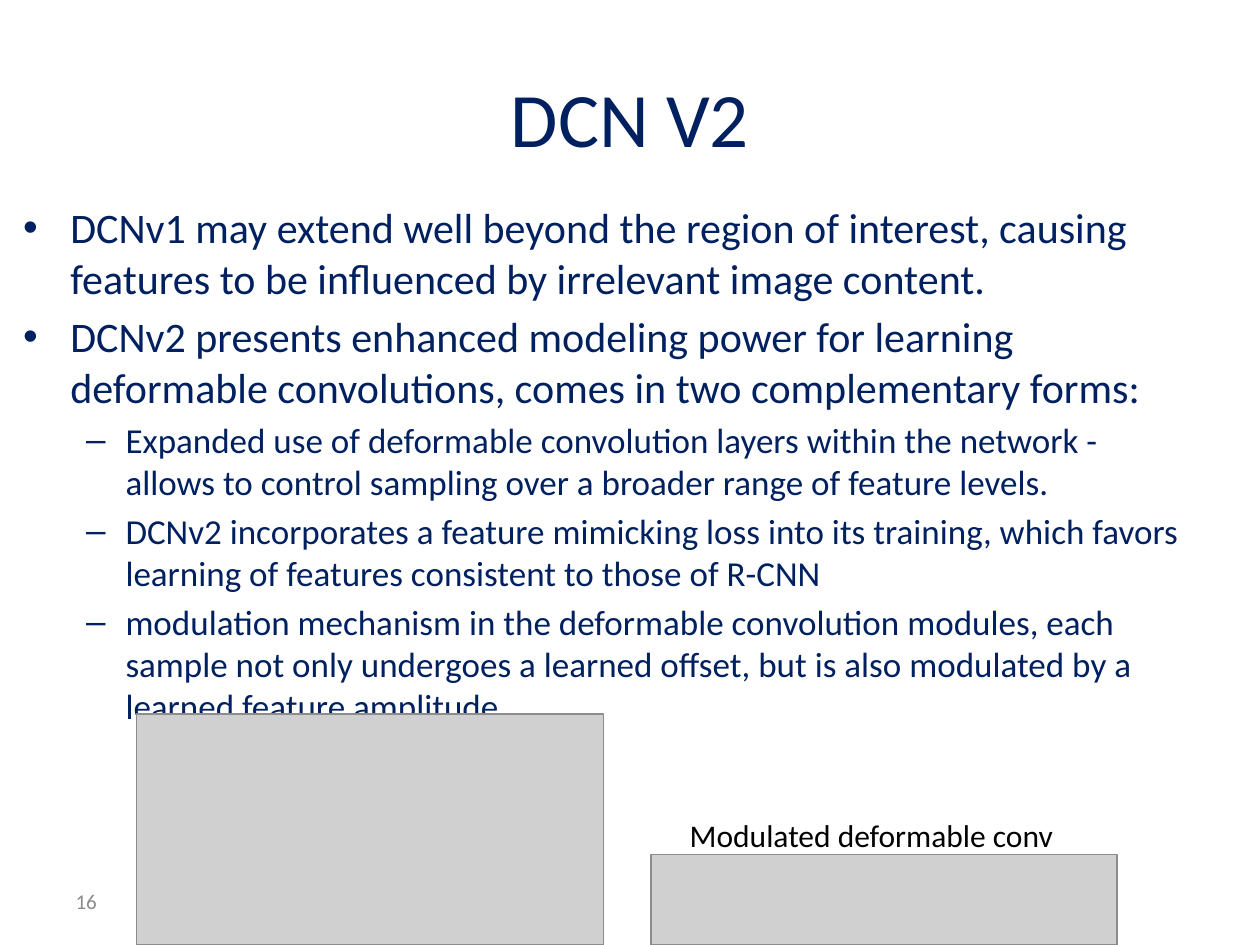
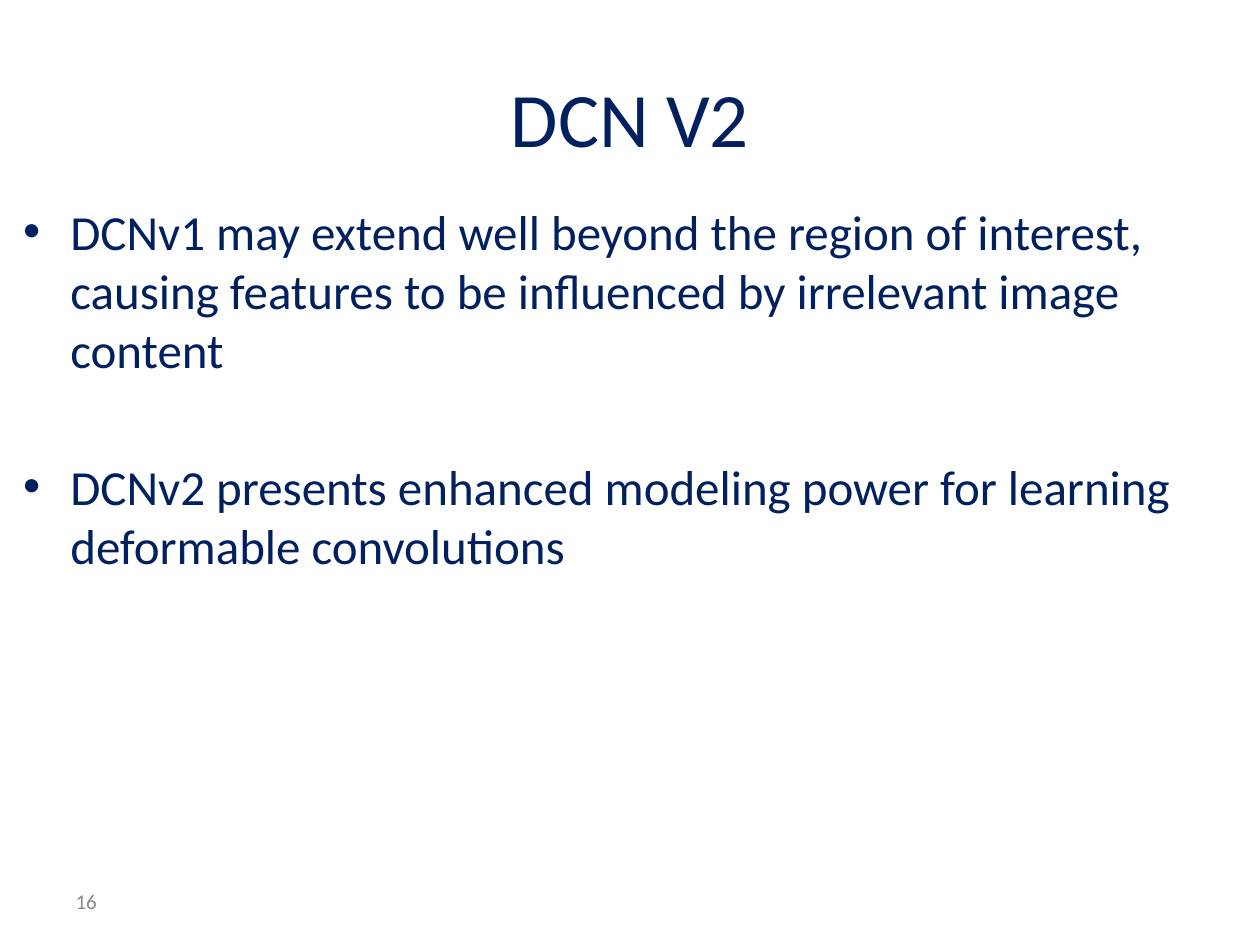
Before and after one commit to andyro2/Pneumonia-Detection-from-Chest-X-Rays-with-Robustness-to-Deformations, a slide deck: slide 16 of MidPresentation_Andy_Or.pptx. Drawn at 1260x945 pixels with LibreOffice and Linux fonts; fonts in the diff are those of the drawing; grey boxes stand for pictures; background and template pictures are left out. Boxes give left, top, right and bottom in pixels: in the first picture for what was removed or moved away, otherwise in the second. Text is boxed around its words. In the diff, an @@ line names an element or a change of style, - is before the commit and + after.

```diff
--- a/MidPresentation_Andy_Or.pptx
+++ b/MidPresentation_Andy_Or.pptx
@@ text at (x1=70, y1=216, x2=1170, y2=565): text changed; size 20 to 28 pt @@
-• DCNv1 may extend well beyond the region of interest, causing features to be influenced by irrelevant image content.
-• DCNv2 presents enhanced modeling power for learning deformable convolutions, comes in two complementary forms:
-  – Expanded use of deformable convolution layers within the network - allows to control sampling over a broader range of feature levels.
-  – DCNv2 incorporates a feature mimicking loss into its training, which favors learning of features consistent to those of R-CNN
-  – modulation mechanism in the deformable convolution modules, each sample not only undergoes a learned offset, but is also modulated by a learned feature amplitude.
+• DCNv1 may extend well beyond the region of interest, causing features to be influenced by irrelevant image content
+• DCNv2 presents enhanced modeling power for learning deformable convolutions
@@ picture removed at (x1=136, y1=714, x2=604, y2=945) @@
@@ text removed at (x1=690, y1=825, x2=1053, y2=855) @@
-Modulated deformable conv
@@ picture removed at (x1=651, y1=854, x2=1118, y2=945) @@
```
Also in this commit, not shown: 7 other slides changed, 1 slide added.
